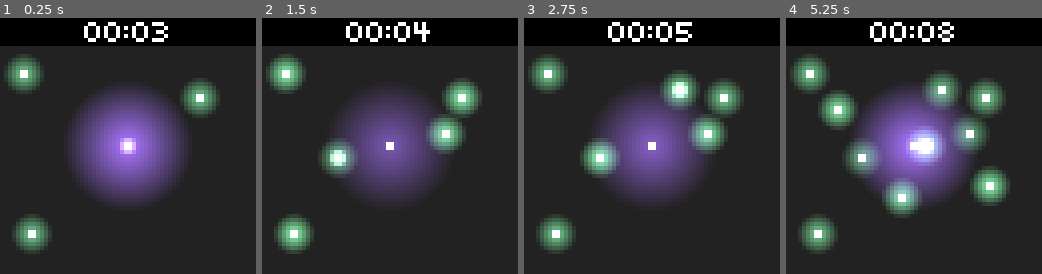
Above: before the commit, frames 1-4 (left to right).
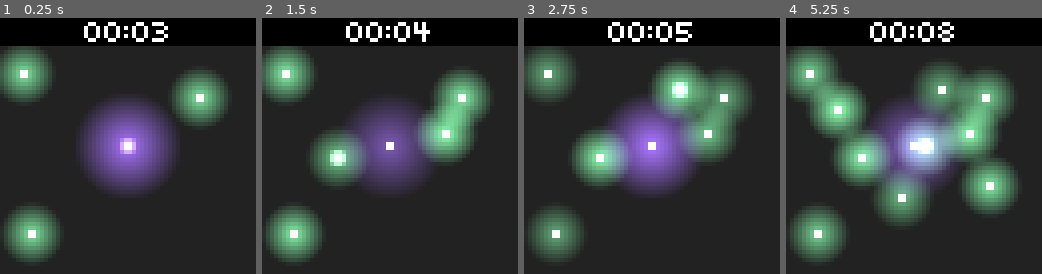
Above: after the commit, the same moments.

Repository: IceTyp/Voidvasion
Game: Godot game, scene res://src/map.tscn
The game is run twice, just before and just after one commit, with the same random seed, the same clock (stepped at 60 frames per second) and the same inputs.
Inputs (mouse positions are in pixels of both pictures, inside the frame that each line leads up to):
- Up to frame 1 (0.25 s): no input
- Up to frame 2 (1.5 s): move the mouse to (446, 133) at 0.52 s; click (446, 133) at 0.67 s; move the mouse to (338, 158) at 1.27 s; click (338, 158) at 1.42 s
- Up to frame 3 (2.75 s): move the mouse to (677, 89) at 2.02 s; click (677, 89) at 2.17 s
- Up to frame 4 (5.25 s): move the mouse to (901, 197) at 2.77 s; click (901, 197) at 2.92 s; move the mouse to (990, 184) at 3.52 s; click (990, 184) at 3.67 s; move the mouse to (837, 107) at 4.27 s; click (837, 107) at 4.42 s; move the mouse to (926, 146) at 5.02 s; click (926, 146) at 5.17 s

The runs differ from the first frame. In frame 1, 23% of the frame differs, in the area x 0-90%, y 10-96%; in frame 2, 17%; in frame 3, 19%; in frame 4, 36%, in the area x 0-91%, y 10-96%.

Commit message:
add orbits

Diff:
--- a/godot/src/orbs/core.tscn
+++ b/godot/src/orbs/core.tscn
@@ -15,6 +15,7 @@
 fill_to = Vector2(0.8, 0)
 
 [node name="Core" instance=ExtResource("1_2okj1")]
+energy = 5
 color = Color(0.611765, 0.372549, 1, 1)
 
 [node name="PointLight2D" parent="." index="1"]
@@ -22,5 +23,5 @@
 energy = 0.3
 texture = SubResource("GradientTexture2D_fwu0h")
 
-[node name="AnimationPlayer" parent="." index="3"]
+[node name="AnimationPlayer" parent="." index="4"]
 speed_scale = 0.6
--- a/godot/src/orbs/cursor_orb.gd
+++ b/godot/src/orbs/cursor_orb.gd
@@ -1,7 +1,8 @@
 extends Orb
 
 func _ready() -> void:
-	pass
+	set_orbits()
+
 
 func _process(_delta: float) -> void:
 	# TODO clamp window size
--- a/godot/src/orbs/cursor_orb.tscn
+++ b/godot/src/orbs/cursor_orb.tscn
@@ -15,7 +15,6 @@
 
 [node name="CursorOrb" instance=ExtResource("1_pno7o")]
 script = ExtResource("2_b04j7")
-energy = 0.5
 
 [node name="PointLight2D" parent="." index="1"]
 texture = SubResource("GradientTexture2D_otmpl")
--- a/godot/src/orbs/orb.gd
+++ b/godot/src/orbs/orb.gd
@@ -1,16 +1,27 @@
 extends Area2D
 class_name Orb
 
-@export var energy: float = 1: set = set_energy
+@export var energy: int = 1: set = set_energy
 @export var color: Color = Color.WHITE: set = set_color
+
+var orbit := preload("res://src/orbs/orbit.tscn")
 
 @onready var sprite_2d: Sprite2D = $Sprite2D
 @onready var point_light_2d: PointLight2D = $PointLight2D
+@onready var orbits: Node2D = $Orbits
 @onready var animation_player: AnimationPlayer = $AnimationPlayer
 
 
 func _ready() -> void:
 	connect("body_entered", _on_darkness_entered)
+	set_orbits()
+
+
+func set_orbits() -> void:
+	for i in range(energy):
+		var element := orbit.instantiate()
+		element.init(i+1)
+		orbits.add_child(element)
 
 
 func set_color(_color: Color) -> void:
@@ -19,13 +30,13 @@
 	point_light_2d.color = color
 
 
-func set_energy(val: float) -> void:
+func set_energy(val: int) -> void:
 	energy = val
 	await ready
-	point_light_2d.energy = val / 10
-	animation_player.speed_scale = val / 5
-	point_light_2d.texture.width = 16 * val
-	point_light_2d.texture.height = 16 * val
+	point_light_2d.energy = float(val) / 20
+	animation_player.speed_scale = float(val) / 10
+	point_light_2d.texture.width = 8 * val
+	point_light_2d.texture.height = 8 * val
 
 
 func _on_darkness_entered(_body: Node2D) -> void:
--- a/godot/src/orbs/orb.tscn
+++ b/godot/src/orbs/orb.tscn
@@ -52,6 +52,8 @@
 [node name="CollisionShape2D" type="CollisionShape2D" parent="."]
 shape = SubResource("RectangleShape2D_1b4bg")
 
+[node name="Orbits" type="Node2D" parent="."]
+
 [node name="AnimationPlayer" type="AnimationPlayer" parent="."]
 autoplay = "pulsating"
 speed_scale = 0.2
--- /dev/null
+++ b/godot/src/orbs/orbit.gd
@@ -0,0 +1,9 @@
+extends Area2D
+
+@onready var collision_shape_2d: CollisionShape2D = $CollisionShape2D
+
+
+func init(radius: float) -> void:
+	await ready
+	collision_shape_2d.shape = CircleShape2D.new()
+	collision_shape_2d.shape.radius = 2 * radius
--- /dev/null
+++ b/godot/src/orbs/orbit.tscn
@@ -0,0 +1,9 @@
+[gd_scene load_steps=2 format=3 uid="uid://de4yugox12bkg"]
+
+[ext_resource type="Script" path="res://src/orbs/orbit.gd" id="1_10cic"]
+
+[node name="Orbit" type="Area2D"]
+script = ExtResource("1_10cic")
+
+[node name="CollisionShape2D" type="CollisionShape2D" parent="."]
+debug_color = Color(0.768743, 0.445197, 0.0528729, 0.42)
--- a/godot/src/orbs/small_orb.tscn
+++ b/godot/src/orbs/small_orb.tscn
@@ -15,6 +15,7 @@
 fill_to = Vector2(0.8, 0)
 
 [node name="SmallOrb" instance=ExtResource("1_iffvj")]
+energy = 3
 color = Color(0.478431, 1, 0.643137, 1)
 
 [node name="PointLight2D" parent="." index="1"]
